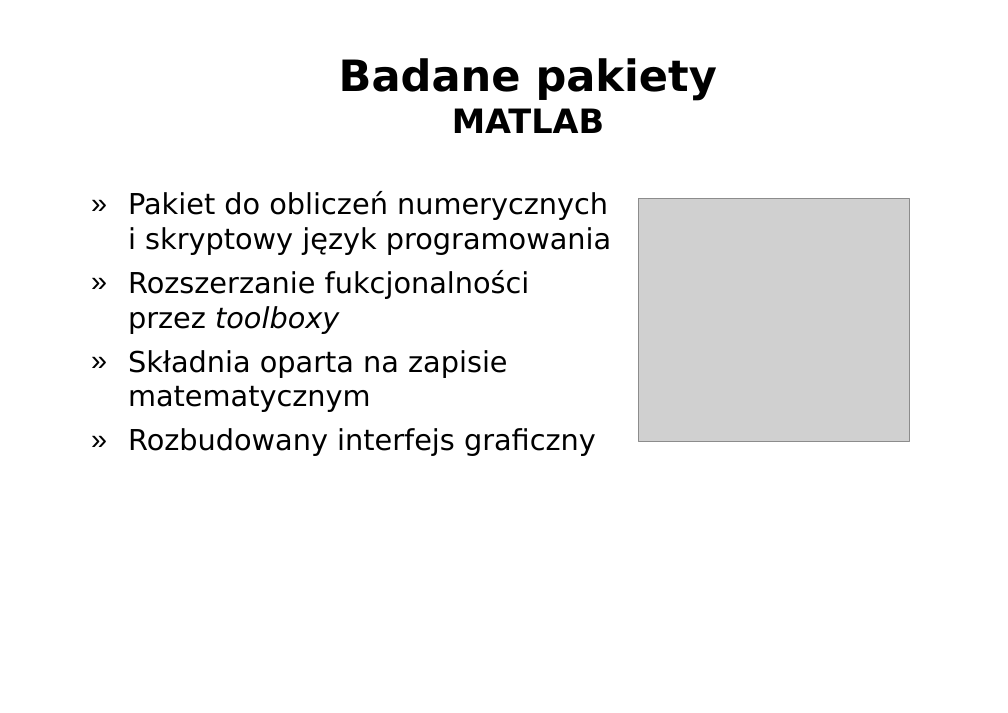
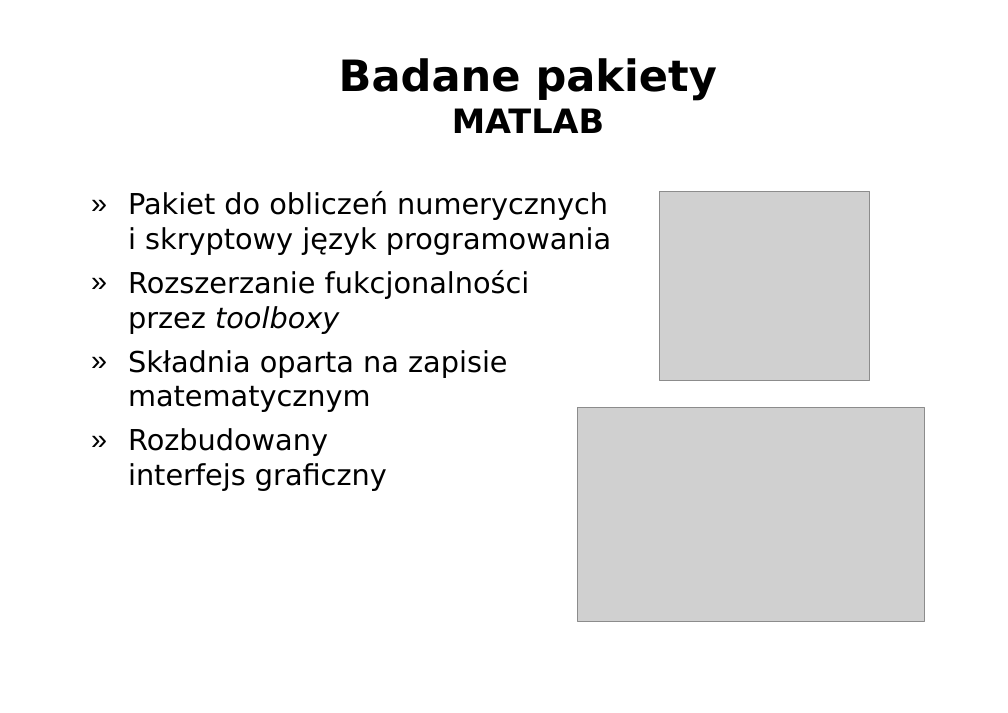
Before and after one commit to Ashymad/praca.inz, a slide deck: slide 3 of prez/prezentacja.odp. Drawn at 1008x713 pixels with LibreOffice and Linux fonts; fonts in the diff are those of the drawing; grey boxes stand for pictures; background and template pictures are left out. Boxes give left, top, right and bottom in pixels: in the first picture for what was removed or moved away, otherwise in the second. Text is boxed around its words. In the diff, an @@ line names an element or a change of style, - is before the commit and + after.

```diff
--- a/prez/prezentacja.odp
+++ b/prez/prezentacja.odp
@@ text "Pakiet do obliczeń numerycznych i ..." rewrapped from (128, 191, 611, 456) to (128, 191, 611, 491) @@
@@ picture: place and size @@
-picture at (639, 198, 910, 442)
+picture at (659, 192, 870, 381)
@@ picture added at (577, 407, 924, 621) @@
```
Also in this commit, not shown: 9 other slides changed, 3 slides added, 1 slide removed, 5 other files.
